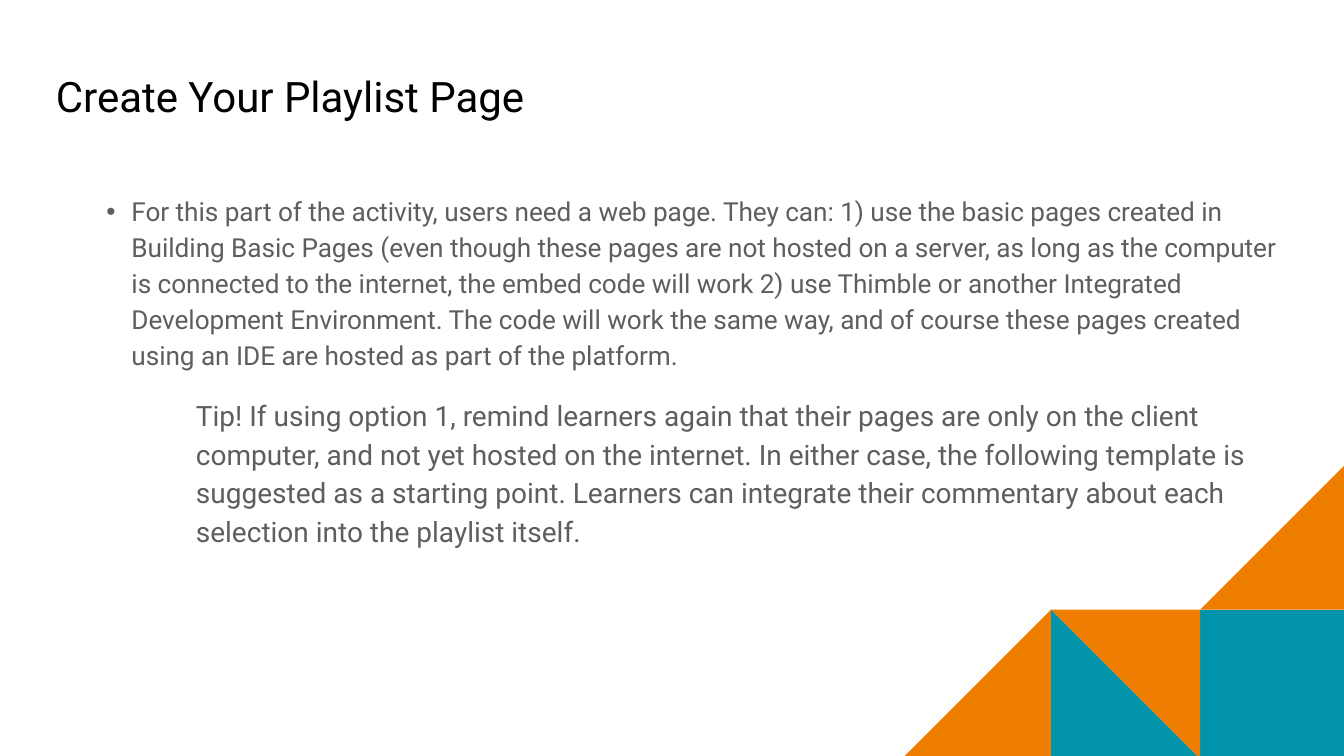
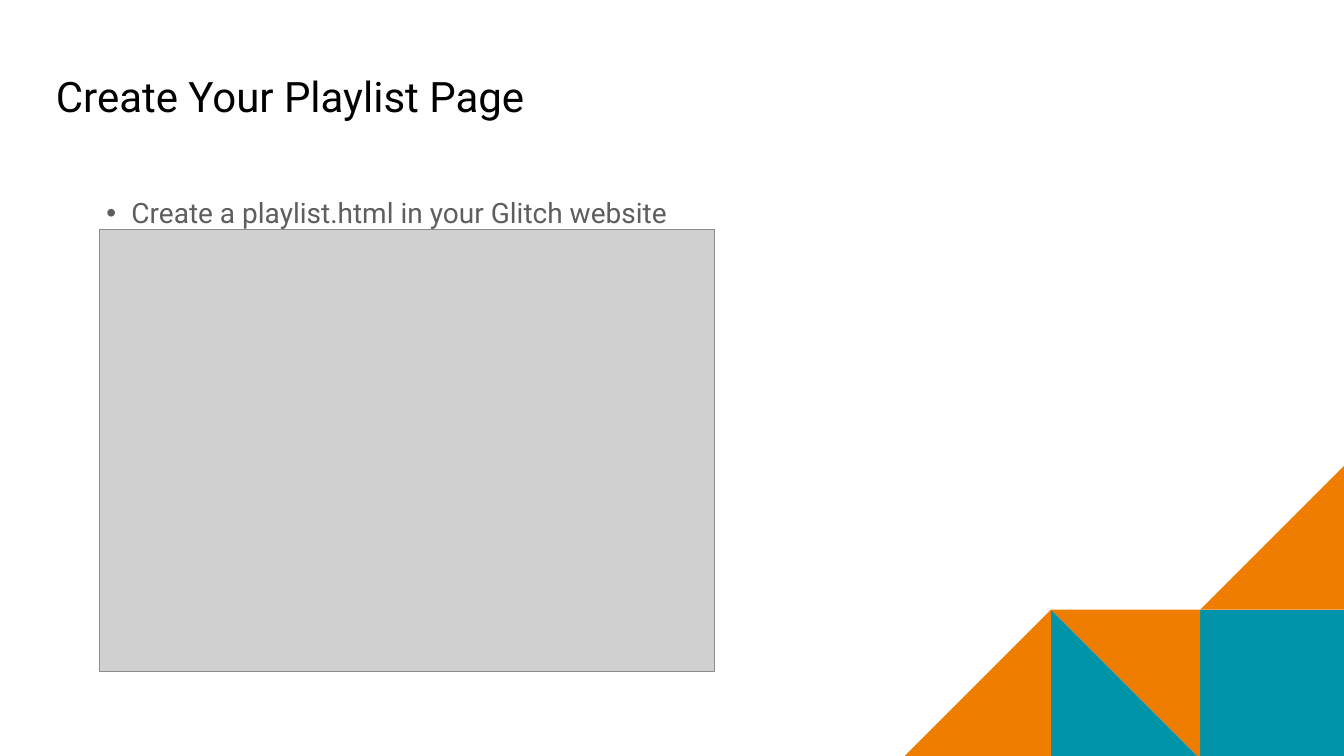
Before and after one commit to mr-eggleton/web-lit-core, a slide deck: slide 8 of final ppt/13-project-playlist.pptx. Drawn at 1344x756 pixels with LibreOffice and Linux fonts; fonts in the diff are those of the drawing; grey boxes stand for pictures; background and template pictures are left out. Boxes give left, top, right and bottom in pixels: in the first picture for what was removed or moved away, otherwise in the second. Text is boxed around its words. In the diff, an @@ line names an element or a change of style, - is before the commit and + after.

```diff
--- a/final ppt/13-project-playlist.pptx
+++ b/final ppt/13-project-playlist.pptx
@@ text at <box>131,202,667,231</box>: text changed; size 18.7 to 20 pt @@
-  • For this part of the activity, users need a web page. They can: 1) use the basic pages created in Building Basic Pages (even though these pages are not hosted on a server, as long as the computer is connected to the internet, the embed code will work 2) use Thimble or another Integrated Development Environment. The code will work the same way, and of course these pages created using an IDE are hosted as part of the platform.
-Tip! If using option 1, remind learners again that their pages are only on the client computer, and not yet hosted on the internet. In either case, the following template is suggested as a starting point. Learners can integrate their commentary about each selection into the playlist itself.
+  • Create a playlist.html in your Glitch website
@@ picture added at <box>100,229,715,671</box> @@
```
Also in this commit, not shown: 11 other slides changed, 59 other files.
